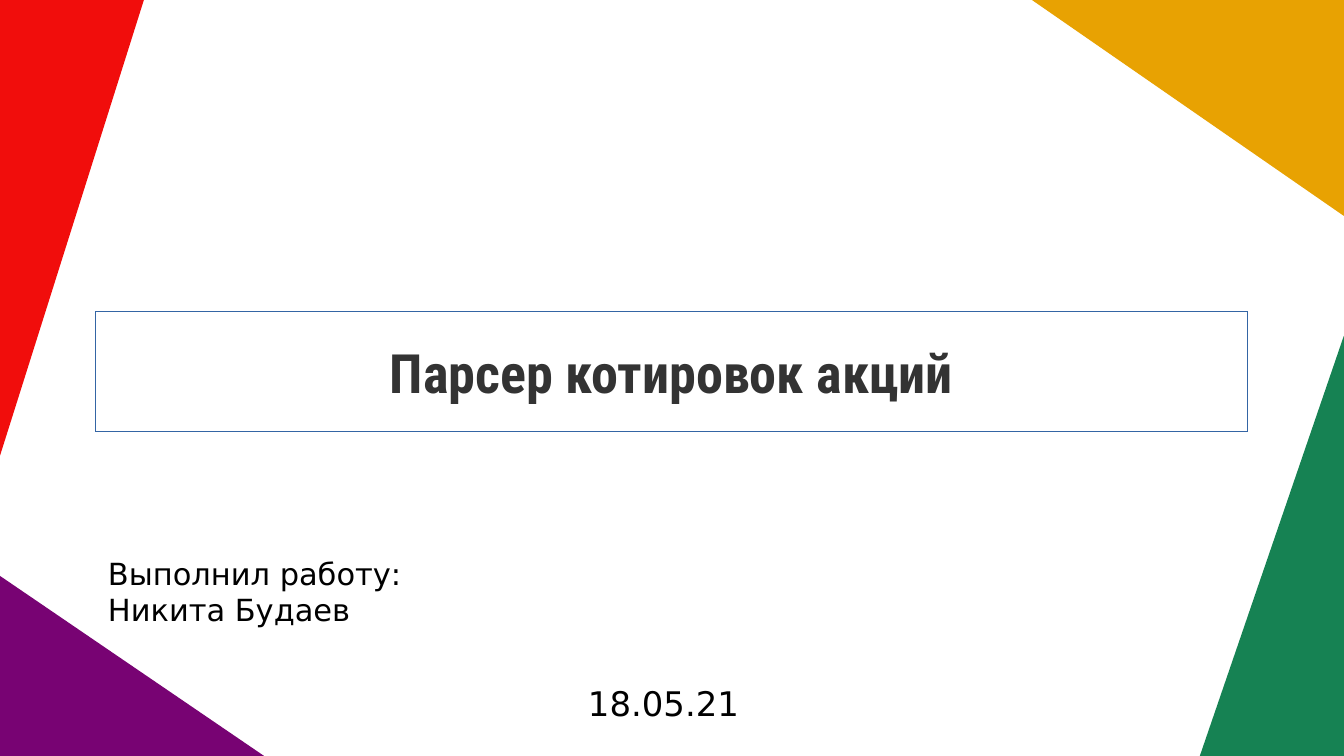
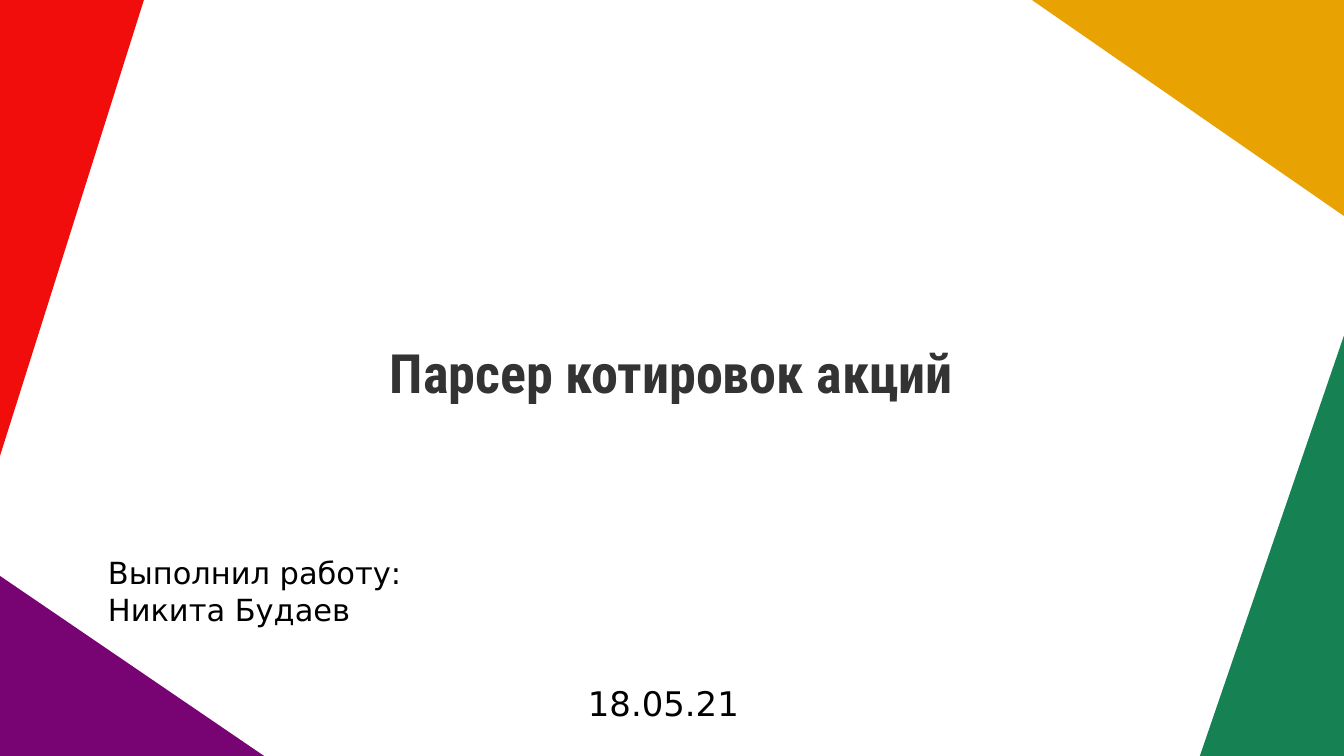
Before and after one commit to Nikineru/Stocks-bot, a slide deck: slide 1 of Проект.pptx. Drawn at 1344x756 pixels with LibreOffice and Linux fonts; fonts in the diff are those of the drawing. Boxes give left, top, right and bottom in pixels: in the first picture for what was removed or moved away, otherwise in the second. Text is boxed around its words. In the diff, an @@ line names an element or a change of style, - is before the commit and + after.

```diff
--- a/Проект.pptx
+++ b/Проект.pptx
@@ rectangle "Парсер котировок акций" at <box>96,312,1249,432</box>: outline #3465A4 0 pt to #FFFFFF 0 pt @@
```
Also in this commit, not shown: 6 other slides changed.
